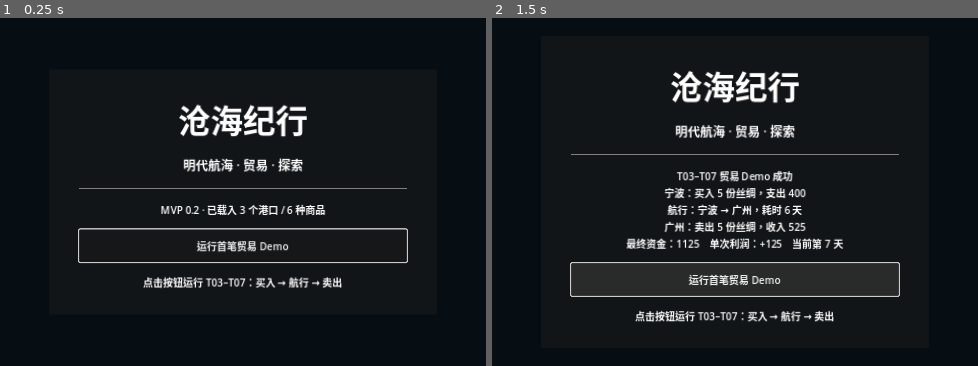
Above: before the commit, frames 1-2 (left to right).
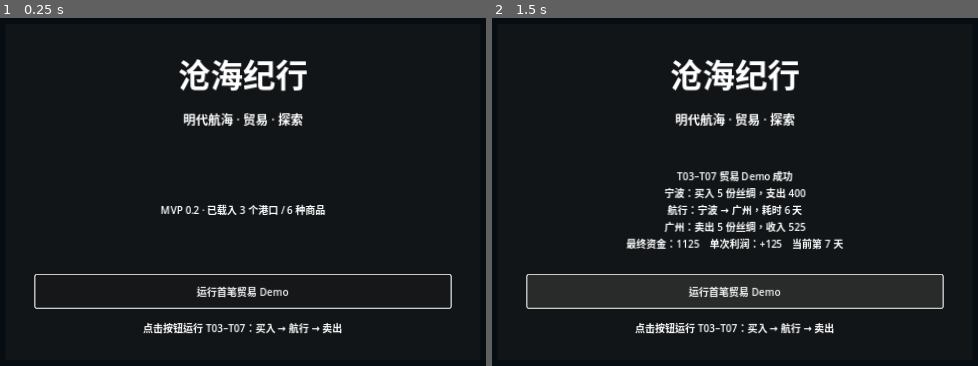
Above: after the commit, the same moments.

Repository: theonetoo-ydd/cang-hai-ji-xing
Game: Godot game, scene res://scenes/Main.tscn
The game is run twice, just before and just after one commit, with the same random seed, the same clock (stepped at 60 frames per second) and the same inputs.
Inputs:
- Up to frame 1 (0.25 s): no input
- Up to frame 2 (1.5 s): click "运行首笔贸易 Demo" at 0.5 s; click "运行首笔贸易 Demo" at 1.25 s

The runs differ from the first frame. In frame 1, 7.6% of the frame differs, in the area x 6-94%, y 11-91%; in frame 2, 7.5%.

Commit message:
feat: show trade demo results

Diff:
--- a/scenes/Main.tscn
+++ b/scenes/Main.tscn
@@ -29,7 +29,7 @@
 grow_vertical = 2
 
 [node name="Panel" type="PanelContainer" parent="Center"]
-custom_minimum_size = Vector2(620, 360)
+custom_minimum_size = Vector2(760, 520)
 layout_mode = 2
 
 [node name="Margin" type="MarginContainer" parent="Center/Panel"]
@@ -60,18 +60,21 @@
 layout_mode = 2
 
 [node name="StatusLabel" type="Label" parent="Center/Panel/Margin/VBox"]
+custom_minimum_size = Vector2(0, 170)
 layout_mode = 2
-text = "MVP 0.1 · 项目已成功启动"
+text = "MVP 0.2 · 正在载入贸易数据"
 horizontal_alignment = 1
+vertical_alignment = 1
+autowrap_mode = 2
 
 [node name="StartButton" type="Button" parent="Center/Panel/Margin/VBox"]
 custom_minimum_size = Vector2(0, 52)
 layout_mode = 2
-text = "开始航行"
+text = "运行首笔贸易 Demo"
 
 [node name="HintLabel" type="Label" parent="Center/Panel/Margin/VBox"]
 layout_mode = 2
-text = "下一步：接入港口、商品与贸易核心循环"
+text = "T03–T07：数据模型、买入、卖出、航行、贸易闭环"
 horizontal_alignment = 1
 autowrap_mode = 2
 
